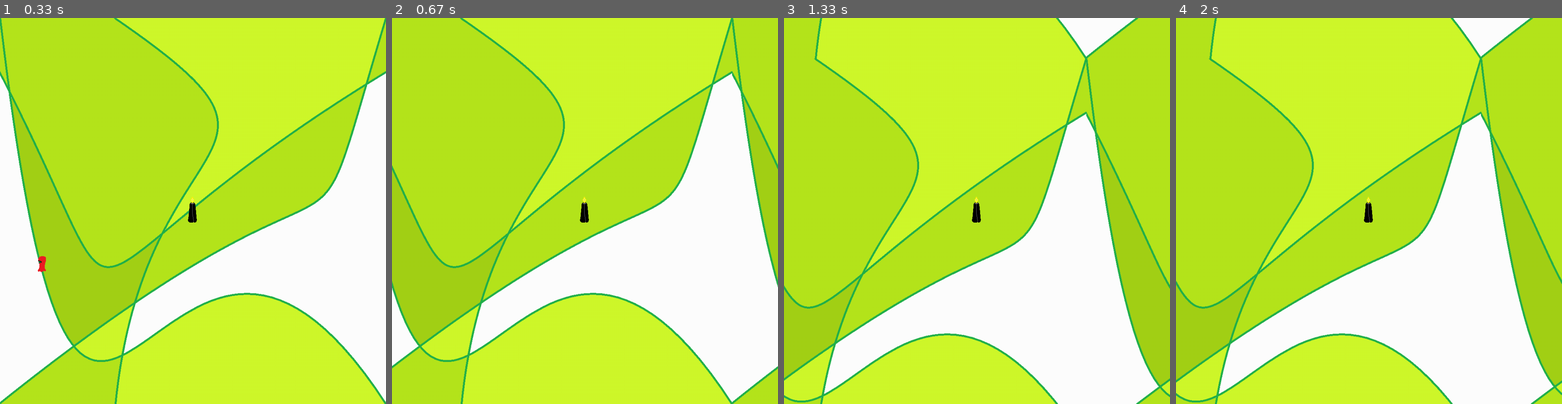
Above: before the commit, frames 1-4 (left to right).
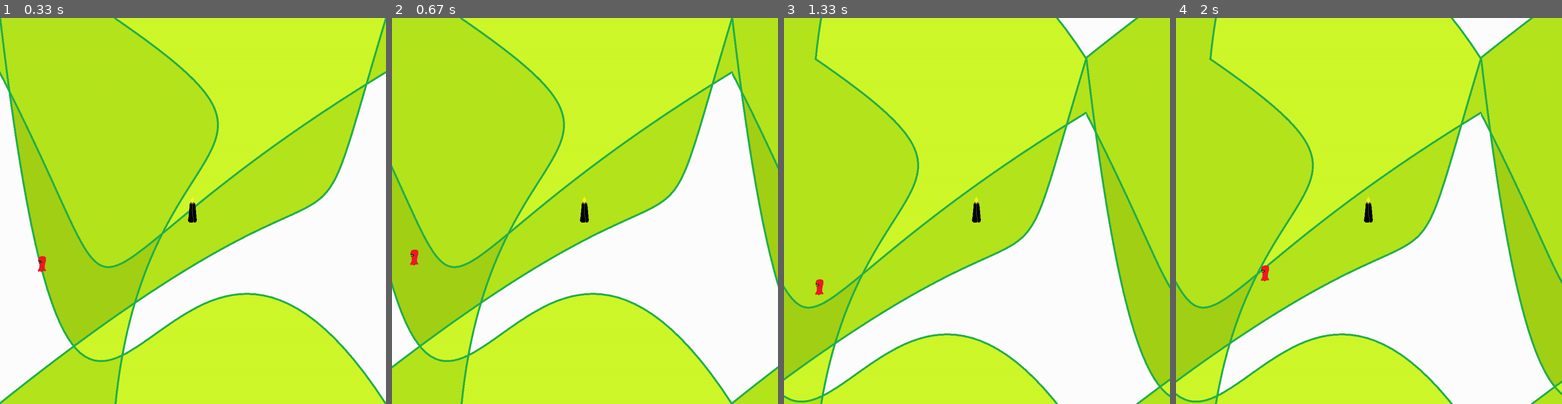
Above: after the commit, the same moments.

Repository: Yaroslave777/YProject
Game: pygame game, started from PyGame.py
Same seed, same stepped clock (60 frames per second), same inputs: the game is played once before the commit and once after it.
Inputs:
- Up to frame 1 (0.33 s): no input
- Up to frame 2 (0.67 s): hold D from 0.33 s (still down)
- Up to frame 3 (1.33 s): release D at 0.8 s; hold W 0.83-1.13 s; hold D from 1.17 s (still down)
- Up to frame 4 (2 s): release D at 1.63 s; hold A from 1.67 s (still down)

Frame 1 is identical in both runs. In frame 2, less than 0.1% of the frame differs, in the area x 4-7%, y 60-65%; in frame 3, less than 0.1%, in the area x 8-11%, y 67-72%; in frame 4, less than 0.1%.

Commit message:
Починил врага

Diff:
--- a/PyGame.py
+++ b/PyGame.py
@@ -106,9 +106,9 @@
             for j in i:
                 j.rect.x -= speed * int(move_right) - speed * int(move_left)
                 j.rect.y -= speed * int(move_down) - speed * int(move_up)
-                for k in enemies:
-                    k.rect.x -= speed * int(move_right) - speed * int(move_left)
-                    k.rect.y -= speed * int(move_down) - speed * int(move_up)
+        for k in enemies:
+            k.rect.x -= speed * int(move_right) - speed * int(move_left)
+            k.rect.y -= speed * int(move_down) - speed * int(move_up)
 
         screen.fill('black')
         if land[1][1].rect.x >= 1000:
